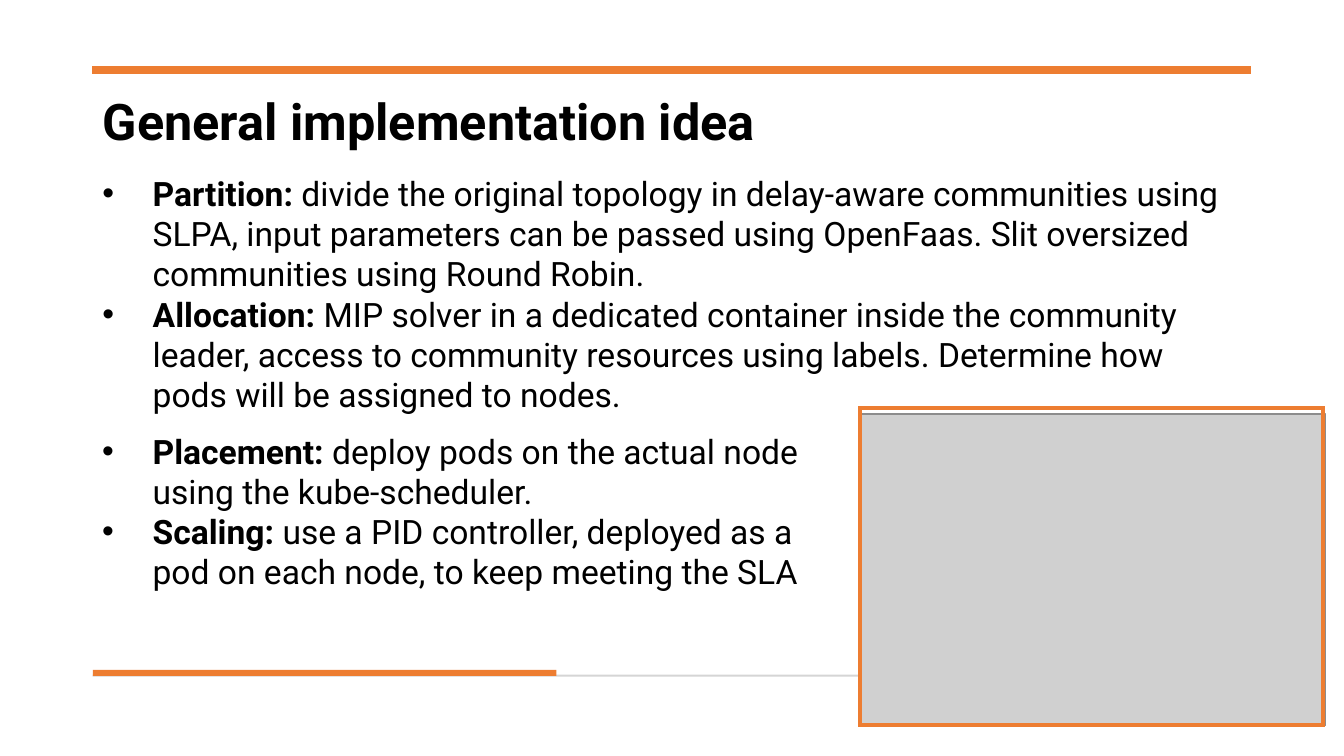
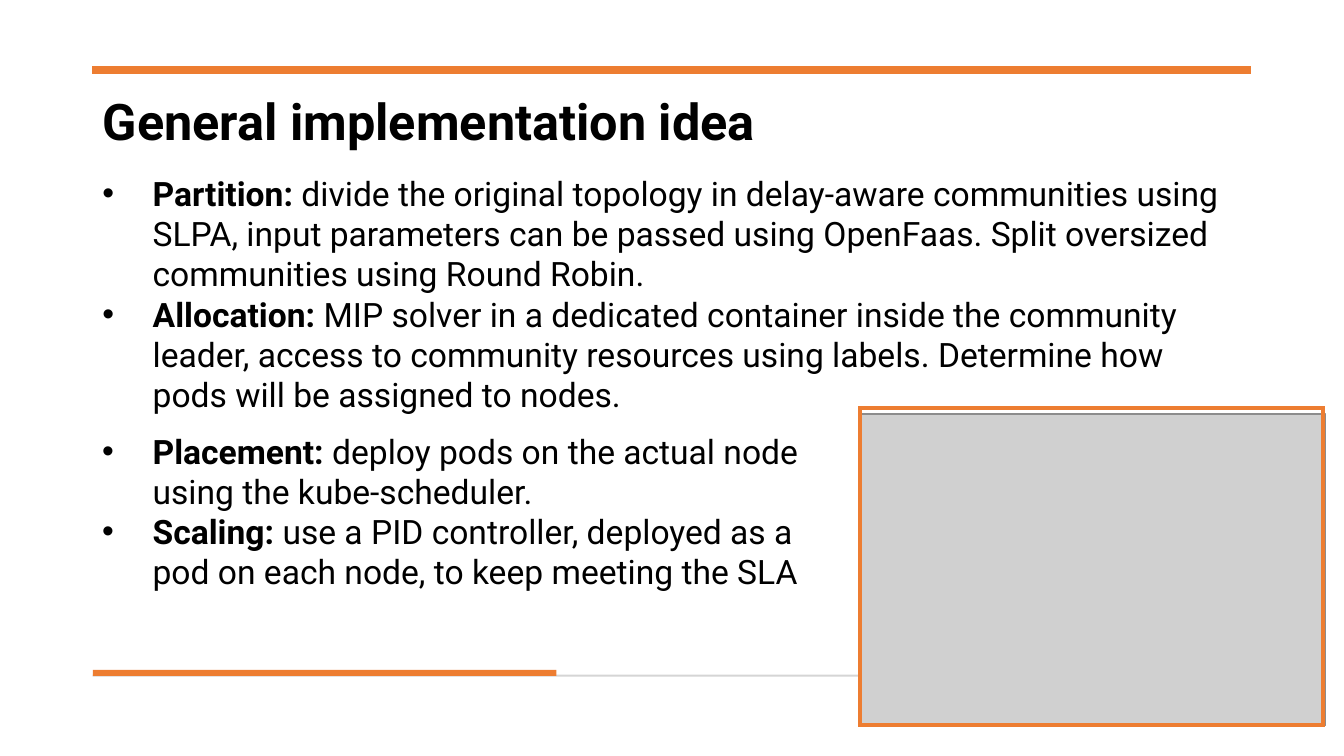
Before and after one commit to OscarPindaro/partition, a slide deck: slide 15 of PAPS.pptx (slide 14 before the commit). Drawn at 1344x756 pixels with LibreOffice and Linux fonts; fonts in the diff are those of the drawing; grey boxes stand for pictures. Boxes give left, top, right and bottom in pixels: in the first picture for what was removed or moved away, otherwise in the second. Text is boxed around its words. In the diff, an @@ line names an element or a change of style, - is before the commit and + after.

Commit message:
updated presentation

```diff
--- a/PAPS.pptx
+++ b/PAPS.pptx
@@ text at bbox=[153, 180, 1218, 293]: text changed @@
-• Partition: divide the original topology in delay-aware communities using SLPA, input parameters can be passed using OpenFaas. Slit oversized communities using Round Robin.
+• Partition: divide the original topology in delay-aware communities using SLPA, input parameters can be passed using OpenFaas. Split oversized communities using Round Robin.
```
Also in this commit, not shown: 5 other slides changed, 1 slide added, 1 other file.
